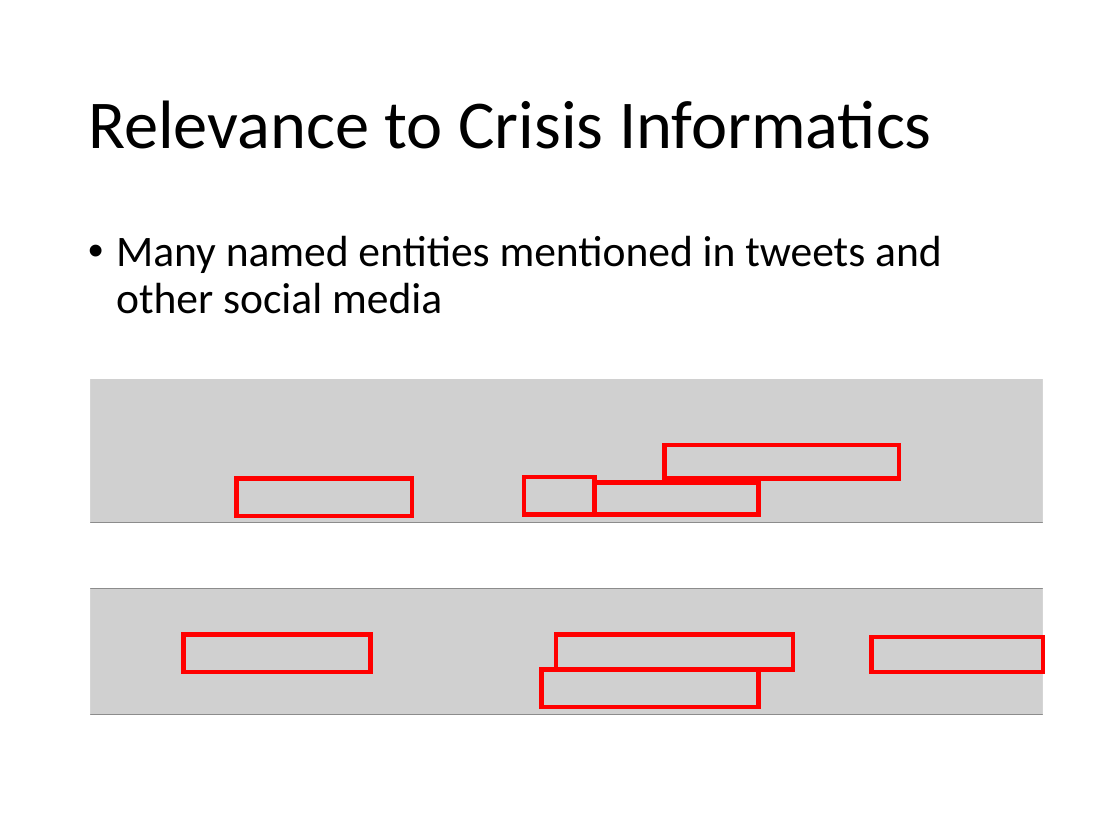
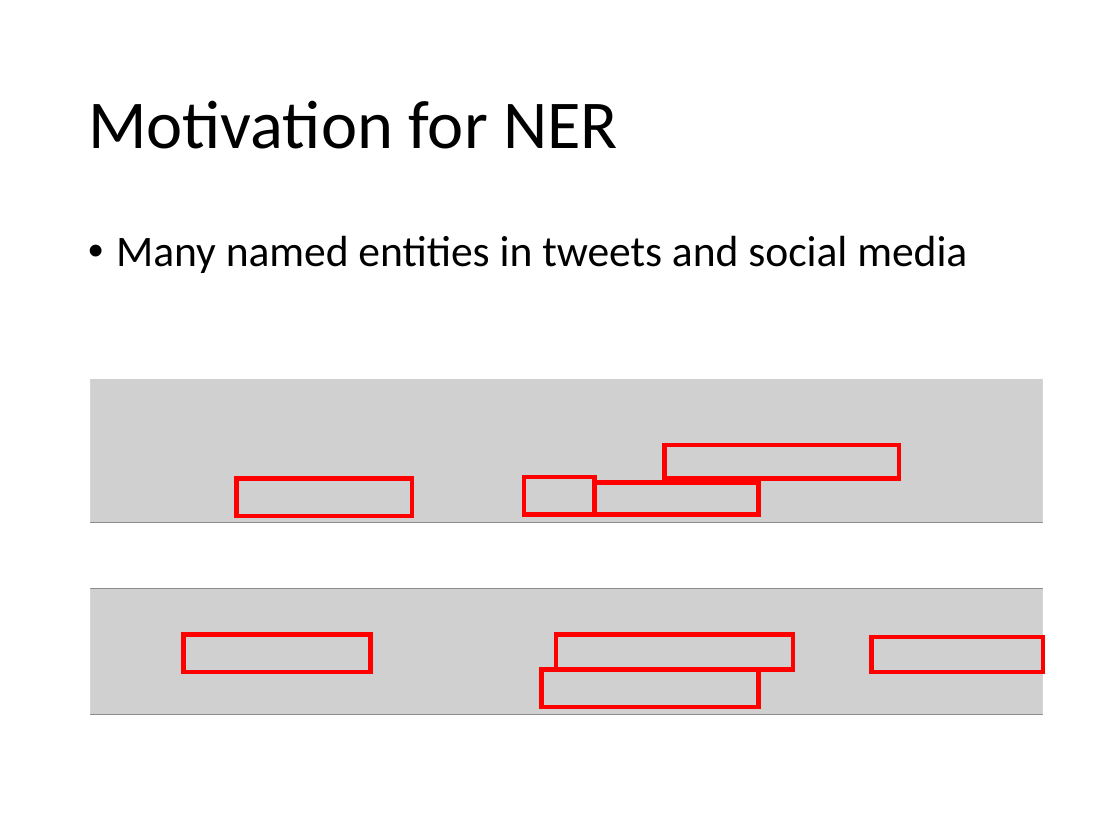
Before and after one commit to evhart/smasac-tutorial, a slide deck: slide 15 of slides/pptx/3-entity-extraction.pptx. Drawn at 1120x840 pixels with LibreOffice and Linux fonts; fonts in the diff are those of the drawing; grey boxes stand for pictures. Boxes give left, top, right and bottom in pixels: in the first picture for what was removed or moved away, otherwise in the second. Text is boxed around its words. In the diff, an @@ line names an element or a change of style, - is before the commit and + after.

```diff
--- a/slides/pptx/3-entity-extraction.pptx
+++ b/slides/pptx/3-entity-extraction.pptx
@@ title at (88, 100, 618, 149): text changed @@
-Relevance to Crisis Informatics
+Motivation for NER
@@ text at (116, 235, 967, 273): text changed @@
-• Many named entities mentioned in tweets and other social media
+• Many named entities in tweets and social media
```
Also in this commit, not shown: 16 other slides changed, 2 slides added, 1 other file.
